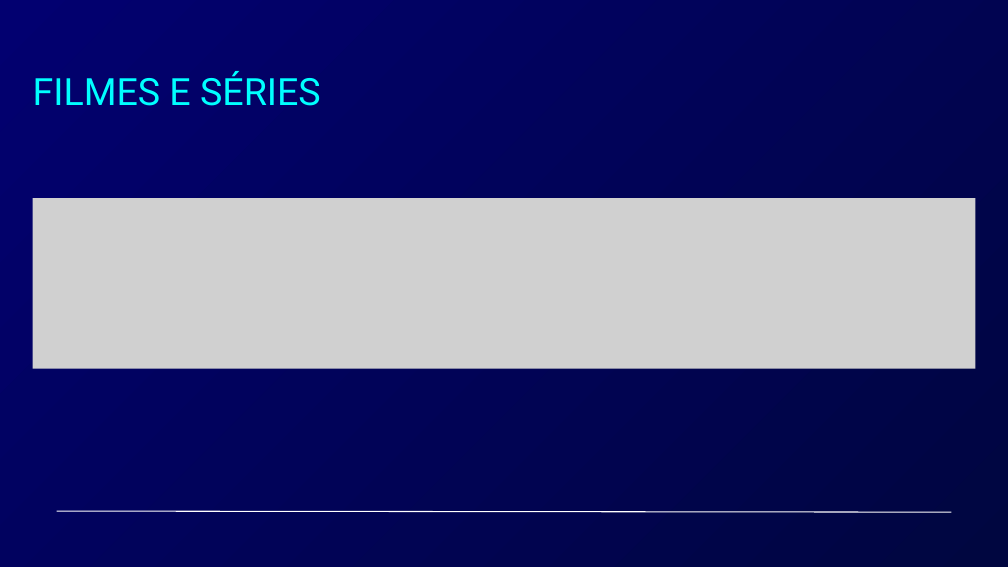
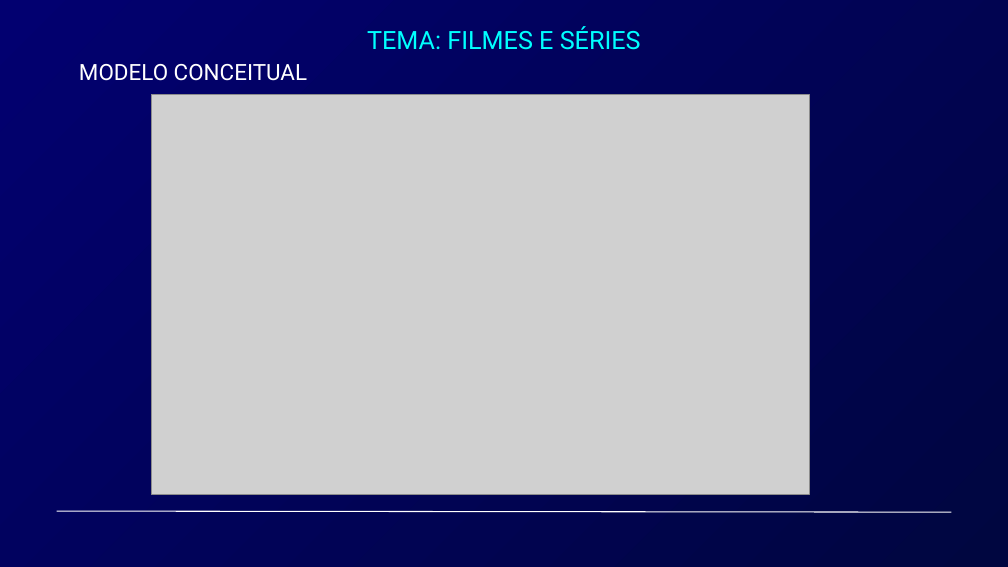
Before and after one commit to alexsilvaf/modelo_de_banco_de_dados, a slide deck: slide 2 of Blue Modern Data Analysis Presentation.pptx. Drawn at 1008x567 pixels with LibreOffice and Linux fonts; fonts in the diff are those of the drawing; grey boxes stand for pictures. Boxes give left, top, right and bottom in pixels: in the first picture for what was removed or moved away, otherwise in the second. Text is boxed around its words. In the diff, an @@ line names an element or a change of style, - is before the commit and + after.

```diff
--- a/Blue Modern Data Analysis Presentation.pptx
+++ b/Blue Modern Data Analysis Presentation.pptx
@@ text at box(367, 26, 641, 50): text changed; size 53.6 to 36 pt @@
-FILMES E SÉRIES
+TEMA: FILMES E SÉRIES
@@ text added at box(79, 64, 307, 81), 32 pt, text #FFFFFF @@
+MODELO CONCEITUAL
@@ picture added at box(151, 95, 809, 494) @@
@@ picture removed at box(33, 198, 976, 368) @@
```
Also in this commit, not shown: 2 slides added, 3 slides removed.
